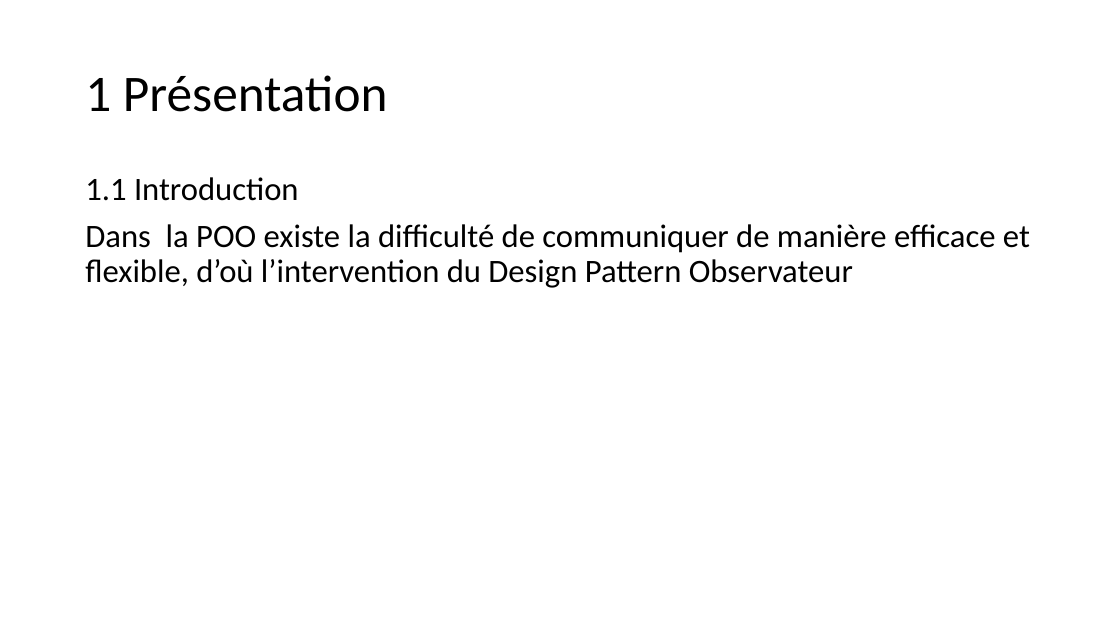
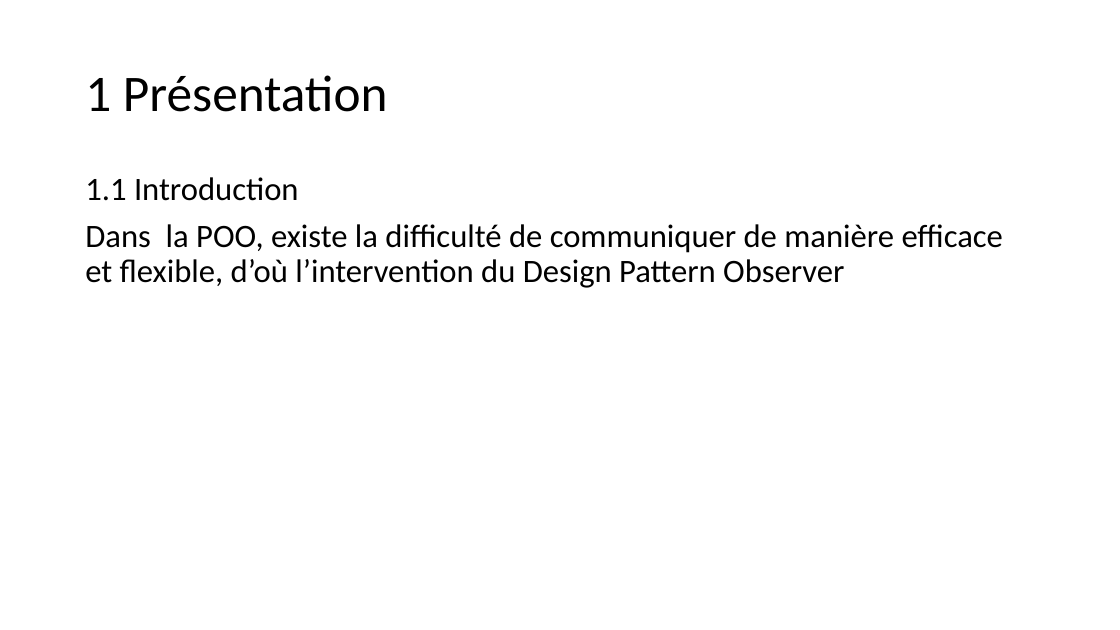
Before and after one commit to D-CRAVO/FORMATION-CDA-2210, a slide deck: slide 3 of 106_DesignPattern/Cours/Observateur/Observateur.pptx. Drawn at 1120x630 pixels with LibreOffice and Linux fonts; fonts in the diff are those of the drawing. Boxes give left, top, right and bottom in pixels: in the first picture for what was removed or moved away, otherwise in the second. Text is boxed around its words. In the diff, an @@ line names an element or a change of style, - is before the commit and + after.

```diff
--- a/106_DesignPattern/Cours/Observateur/Observateur.pptx
+++ b/106_DesignPattern/Cours/Observateur/Observateur.pptx
@@ text at [85,224,1003,288]: text changed @@
-Dans la POO existe la difficulté de communiquer de manière efficace et flexible, d’où l’intervention du Design Pattern Observateur
+Dans la POO, existe la difficulté de communiquer de manière efficace et flexible, d’où l’intervention du Design Pattern Observer
```
Also in this commit, not shown: 4 other slides changed, 18 slides added, 3 slides removed, 32 other files.
